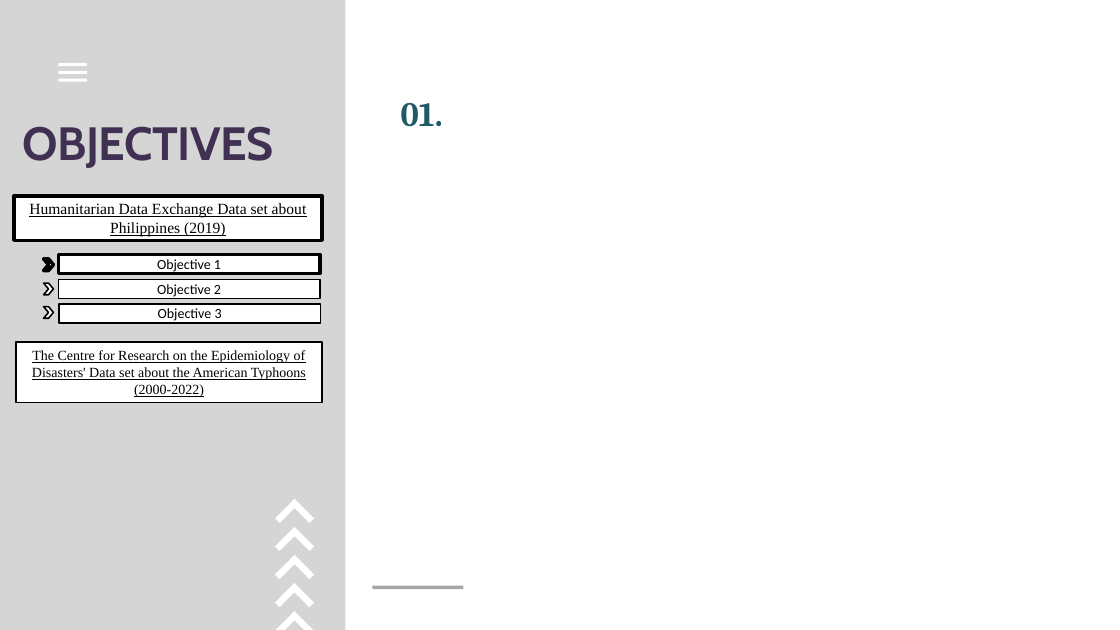
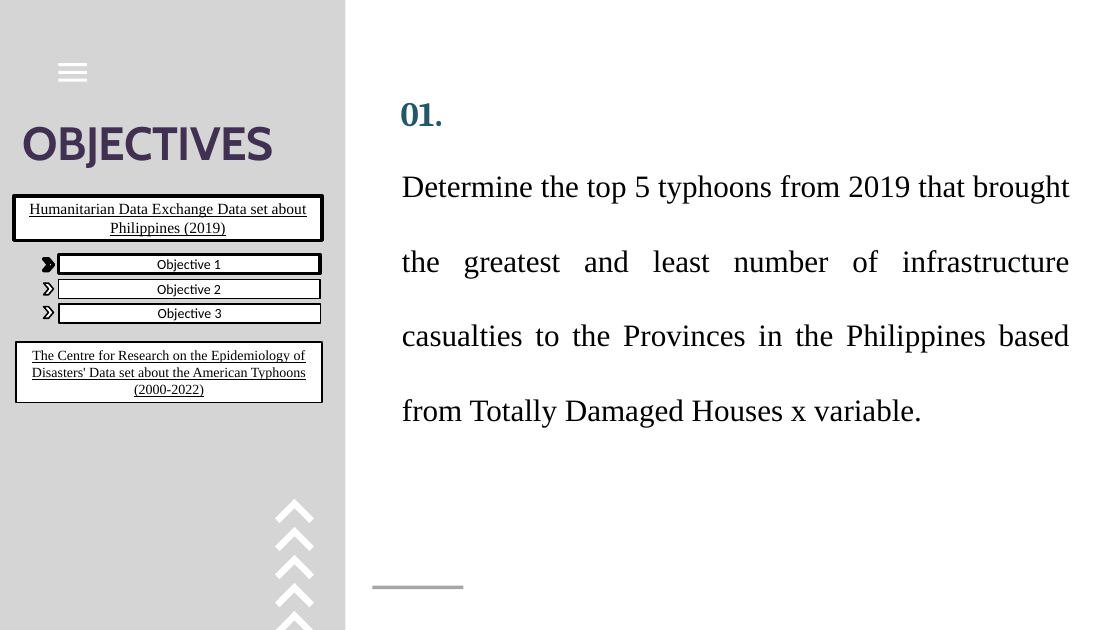
Before and after one commit to GEA960/ITBA-3207_TeamTyphoonAnalysts, a slide deck: slide 8 of Final PPT Template.pptx. Drawn at 1120x630 pixels with LibreOffice and Linux fonts; fonts in the diff are those of the drawing. Boxes give left, top, right and bottom in pixels: in the first picture for what was removed or moved away, otherwise in the second. Text is boxed around its words. In the diff, an @@ line names an element or a change of style, - is before the commit and + after.

Commit message:
Added Objectives for Philippine Datasets in PPT

```diff
--- a/Final PPT Template.pptx
+++ b/Final PPT Template.pptx
@@ text added at (402,175,1070,427), 40 pt, text #000000 @@
+Determine the top 5 typhoons from 2019 that brought the greatest and least number of infrastructure casualties to the Provinces in the Philippines based from Totally Damaged Houses x variable.
```
Also in this commit, not shown: 7 other slides changed.
